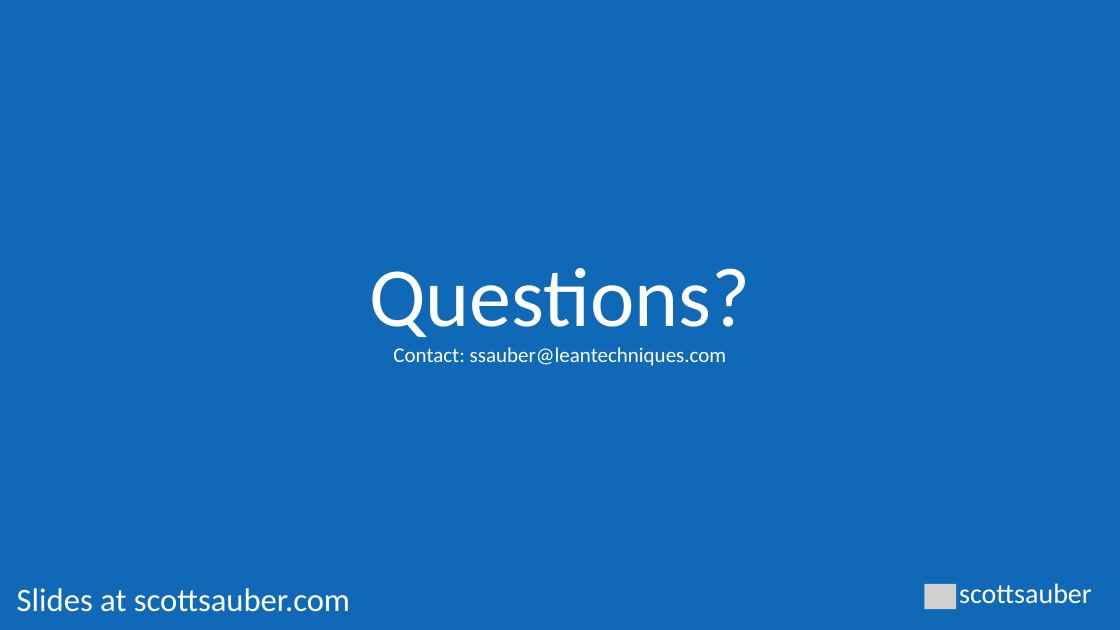
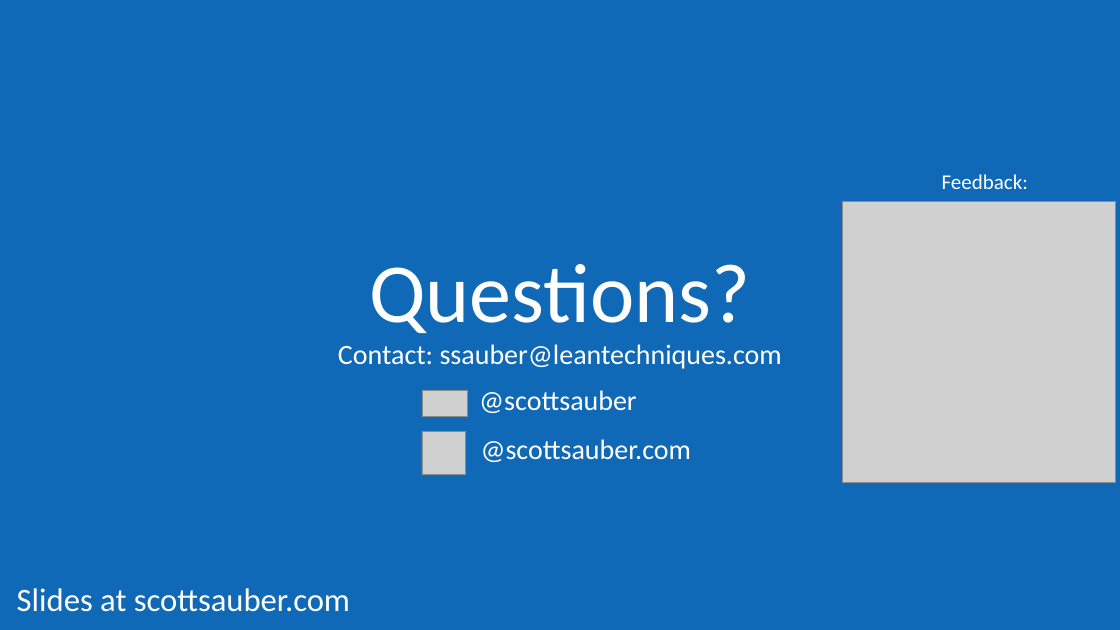
Before and after one commit to scottsauber/workshop-dotnet-azure-github-bicep, a slide deck: slide 74 of AzureDotNetBicep-Workshop.pptx (slide 59 before the commit). Drawn at 1120x630 pixels with LibreOffice and Linux fonts; fonts in the diff are those of the drawing; grey boxes stand for pictures. Boxes give left, top, right and bottom in pixels: in the first picture for what was removed or moved away, otherwise in the second. Text is boxed around its words. In the diff, an @@ line names an element or a change of style, - is before the commit and + after.

```diff
--- a/AzureDotNetBicep-Workshop.pptx
+++ b/AzureDotNetBicep-Workshop.pptx
@@ title "Questions? Contact: ssauber@leantechniques.com" at [338, 264, 782, 369]: size 18 to 24 pt in "Contact: ssauber@leantechniques.com" @@
@@ text added at [942, 174, 1028, 189], 18 pt, text #FFFFFF @@
+Feedback:
@@ picture added at [843, 201, 1116, 482] @@
@@ picture added at [422, 391, 467, 416] @@
@@ text at [479, 390, 637, 413]: text changed @@
-scottsauber
+@scottsauber
@@ picture added at [422, 432, 465, 476] @@
@@ text added at [481, 439, 692, 462], 24 pt, text #FFFFFF @@
+@scottsauber.com
@@ picture removed at [924, 584, 956, 609] @@
```
Also in this commit, not shown: 7 other slides changed, 15 slides added, 1 other file.
